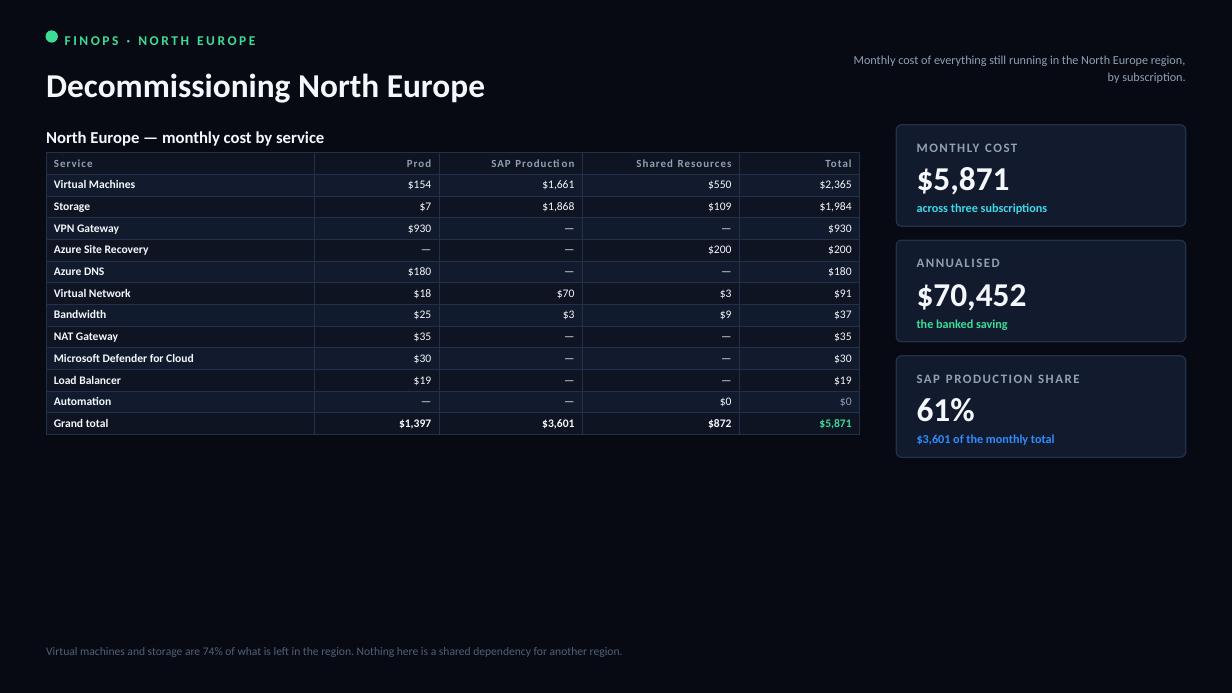
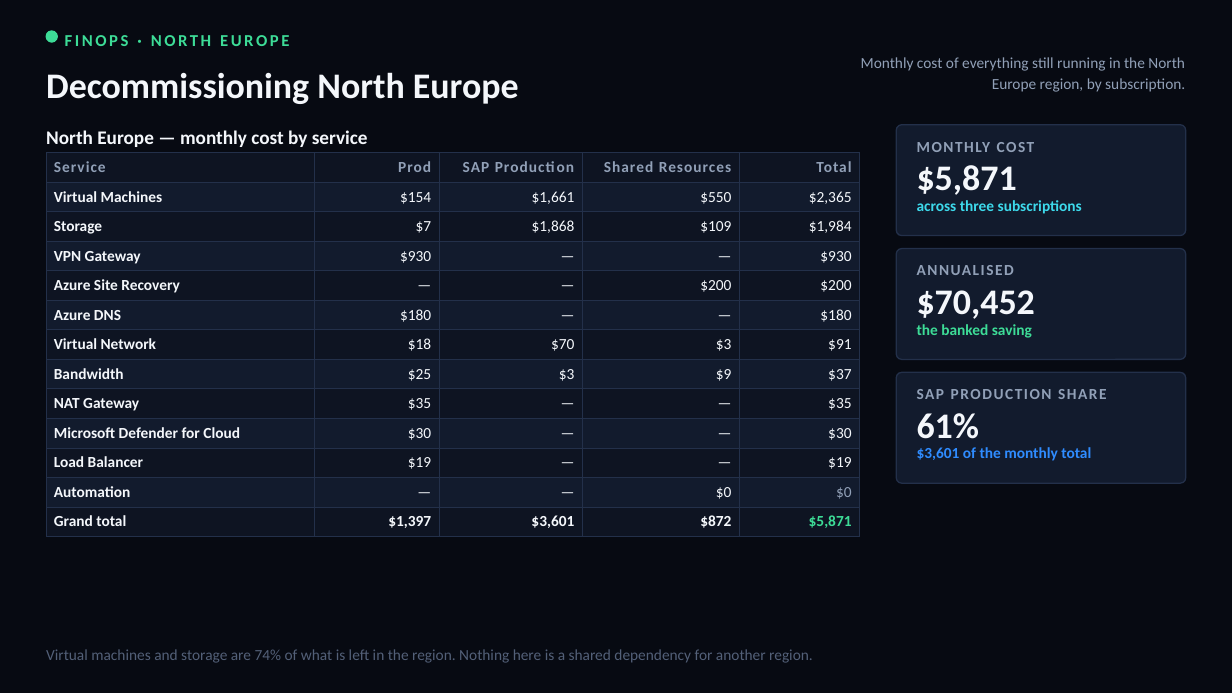
Before and after one commit to arielga5-code/Finops, a slide deck: slide 38 of deck/Cloud_FinOps_Harel_2026.pptx. Drawn at 1232x693 pixels with LibreOffice and Linux fonts; fonts in the diff are those of the drawing. Boxes give left, top, right and bottom in pixels: in the first picture for what was removed or moved away, otherwise in the second. Text is boxed around its words. In the diff, an @@ line names an element or a change of style, - is before the commit and + after.

```diff
--- a/deck/Cloud_FinOps_Harel_2026.pptx
+++ b/deck/Cloud_FinOps_Harel_2026.pptx
@@ text "FINOPS · NORTH EUROPE" at bbox=[65, 35, 289, 46]: size 10.5 to 13 pt @@
@@ text "Monthly cost of everything still ..." at bbox=[861, 57, 1185, 92]: size 9.5 to 12 pt @@
@@ text "North Europe — monthly cost ..." at bbox=[46, 130, 368, 147]: size 13 to 15 pt @@
@@ rounded rectangle: place and size @@
-rounded rectangle at bbox=[897, 125, 1186, 226]
+rounded rectangle at bbox=[897, 125, 1186, 236]
@@ table at bbox=[46, 152, 860, 532] @@
@@ size 8.5 to 12 pt in "Service", "Prod", "SAP Production", "Shared Resources" and 1 more places @@
@@ size 9 to 12 pt in "Virtual Machines", "$154", "$1,661", "$550" and 56 more places @@
@@ rounded rectangle: place and size @@
-rounded rectangle at bbox=[897, 240, 1186, 342]
+rounded rectangle at bbox=[897, 249, 1186, 360]
@@ text "ANNUALISED": place and size @@
-text "ANNUALISED" at bbox=[917, 251, 1165, 274]
+text "ANNUALISED" at bbox=[917, 258, 1165, 282]
@@ proportions changed in 3 elements at bbox=[897, 125, 1186, 236], bbox=[897, 249, 1186, 360], bbox=[897, 372, 1186, 483] @@
@@ rounded rectangle: place and size @@
-rounded rectangle at bbox=[897, 356, 1186, 457]
+rounded rectangle at bbox=[897, 372, 1186, 483]
@@ size 10 to 12 pt in 3 elements at bbox=[917, 142, 1035, 152], bbox=[917, 258, 1165, 282], bbox=[917, 382, 1165, 406] @@
@@ text "SAP PRODUCTION SHARE": place and size @@
-text "SAP PRODUCTION SHARE" at bbox=[917, 374, 1079, 383]
+text "SAP PRODUCTION SHARE" at bbox=[917, 382, 1165, 406]
@@ size 26 to 28 pt in 4 elements at bbox=[46, 72, 519, 104], bbox=[917, 165, 1017, 195], bbox=[917, 290, 1035, 319], bbox=[917, 413, 980, 439] @@
@@ text "61%": place and size @@
-text "61%" at bbox=[917, 398, 975, 422]
+text "61%" at bbox=[917, 413, 980, 439]
@@ size 9.5 to 12 pt; line spacing 1 to 1.05; vertical alignment middle to top in 3 elements at bbox=[917, 200, 1082, 214], bbox=[917, 324, 1032, 338], bbox=[917, 447, 1091, 461] @@
@@ text "$3,601 of the monthly total": place and size @@
-text "$3,601 of the monthly total" at bbox=[917, 434, 1055, 445]
+text "$3,601 of the monthly total" at bbox=[917, 447, 1091, 461]
@@ text "Virtual machines and storage are ..." at bbox=[46, 649, 813, 663]: size 9 to 12 pt @@
```
Also in this commit, not shown: 39 other slides changed, 6 other files.
